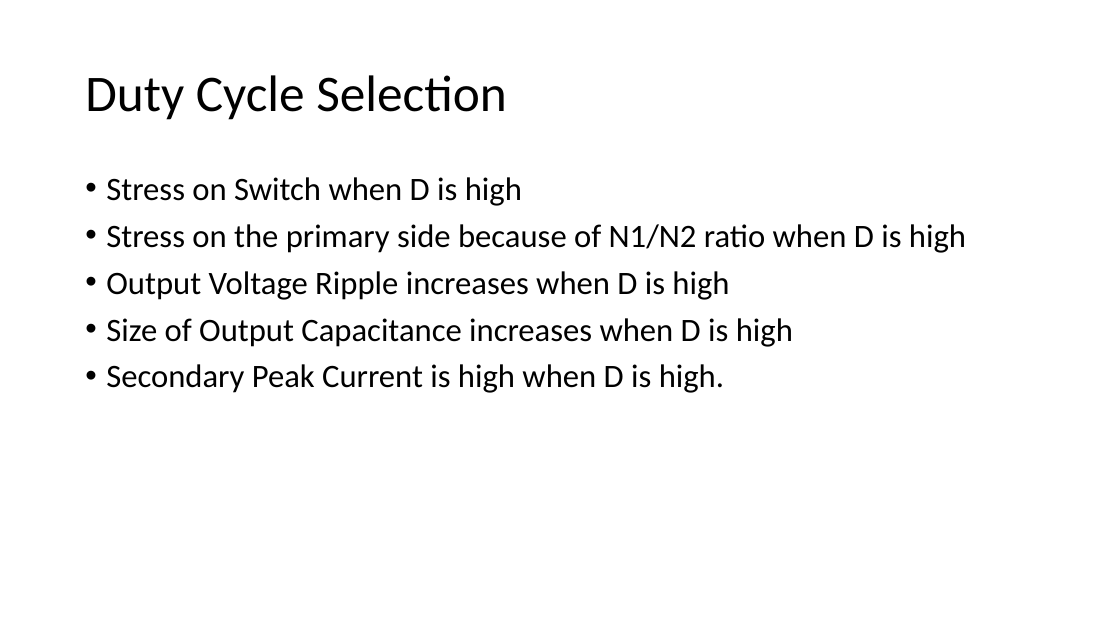
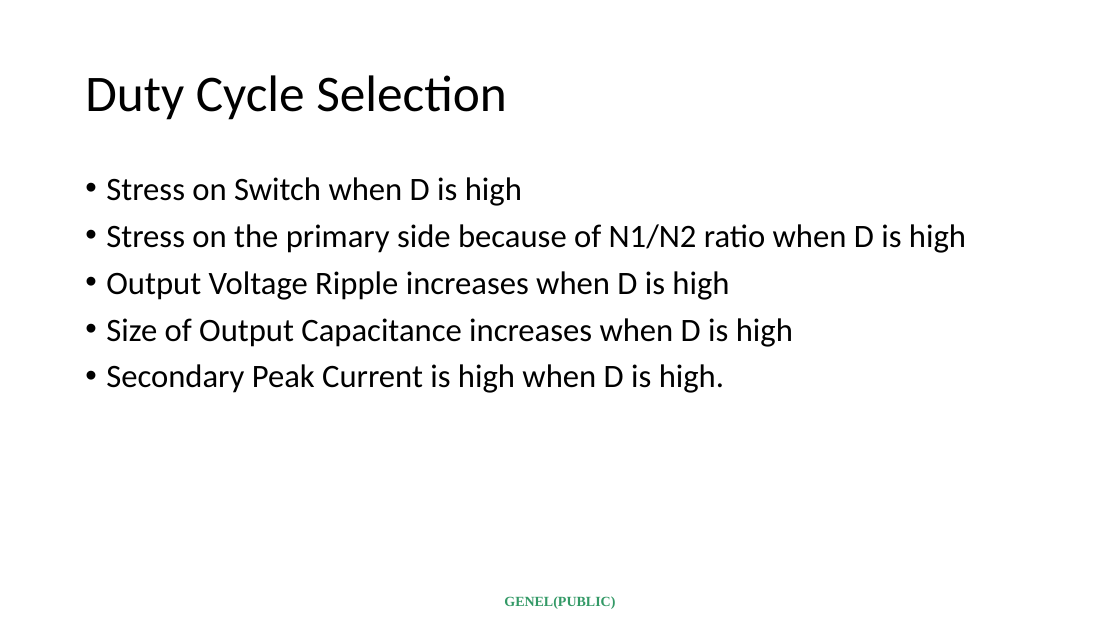
Before and after one commit to ahmetcan-akuz/Optimus-Primary-Winding, a slide deck: slide 5 of Presentation/Feedback_Presentation.pptx. Drawn at 1120x630 pixels with LibreOffice and Linux fonts; fonts in the diff are those of the drawing. Boxes give left, top, right and bottom in pixels: in the first picture for what was removed or moved away, otherwise in the second. Text is boxed around its words. In the diff, an @@ line names an element or a change of style, - is before the commit and + after.

Commit message:
Presentation Updated

```diff
--- a/Presentation/Feedback_Presentation.pptx
+++ b/Presentation/Feedback_Presentation.pptx
@@ text added at bbox=[504, 596, 615, 609], 12 pt, text #339966, bold @@
+GENEL(PUBLIC)
```
Also in this commit, not shown: 3 other slides changed.
